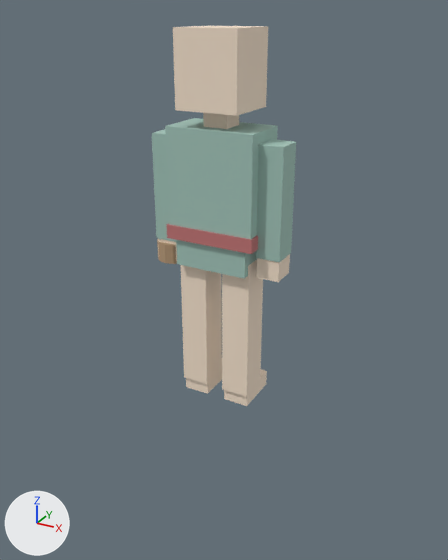
Renders of the glTF model characters/atalanta.glb from each side of a commit.
The view is the same before and after, from a camera (50 mm lens) standing at (1.64, -2.95, 2.27) and looking at (-0.04, 0.1, 0.75). Lighting does not change. The marker at lower left points along +X, +Y and +Z. The first picture is the older version. Where no turn or scale is listed for an object, it has been applied to the vertices.

The older version as bpy lines, for what is in view:
```python
ob_arm_l_hand = bpy.data.objects.new('arm_L_hand', me_cube_010)
ob_arm_l_hand.parent = ob_arm_l
ob_arm_l_hand.location = (0.0, 0.0, -0.66)
ob_arm_l_hand.scale = (0.065, 0.075, 0.07)
ob_arm_l_upper = bpy.data.objects.new('arm_L_upper', me_cube_009)
ob_arm_l_upper.parent = ob_arm_l
ob_arm_l_upper.location = (0.0, 0.0, -0.3)
ob_arm_l_upper.scale = (0.07, 0.08, 0.31)
ob_arm_r_hand = bpy.data.objects.new('arm_R_hand', me_cube_012)
ob_arm_r_hand.parent = ob_arm_r
ob_arm_r_hand.location = (0.0, 0.0, -0.66)
ob_arm_r_hand.scale = (0.065, 0.075, 0.07)
ob_arm_r_upper = bpy.data.objects.new('arm_R_upper', me_cube_011)
ob_arm_r_upper.parent = ob_arm_r
ob_arm_r_upper.location = (0.0, 0.0, -0.3)
ob_arm_r_upper.scale = (0.07, 0.08, 0.31)
ob_leg_r_foot = bpy.data.objects.new('leg_R_foot', me_cube_016)
ob_leg_r_foot.parent = ob_leg_r
ob_leg_r_foot.location = (0.0, 0.06, -0.88)
ob_leg_r_foot.scale = (0.08, 0.14, 0.05)
ob_leg_r_shin = bpy.data.objects.new('leg_R_shin', me_cube_015)
ob_leg_r_shin.parent = ob_leg_r
ob_leg_r_shin.location = (0.0, 0.0, -0.42)
ob_leg_r_shin.scale = (0.085, 0.095, 0.43)
ob_outfit_belt_0 = bpy.data.objects.new('outfit_belt_0', me_cube_017)
ob_outfit_belt_0.parent = ob_atalanta
ob_outfit_belt_0.location = (0.0, 0.0, 1.1)
ob_outfit_belt_0.scale = (0.27, 0.16, 0.04)
# also in view: 'torso' at (0.0, 0.0, 1.38); 'leg_L_shin' at (-0.14, 0.0, 0.53); 'head' at (0.0, 0.0, 1.98); 'hips' at (0.0, 0.0, 1.02)
```
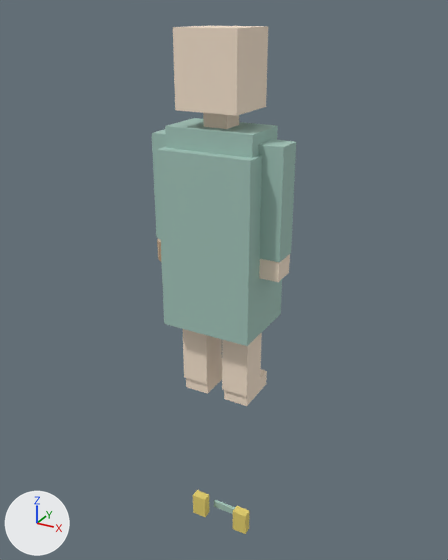
Pixel boxes (x1, y1, x2, y2) of what changed, in the pictures (448 x 560 px):
'outfit_tunic_0', added
    after: (157, 146, 282, 346)
'outfit_belt_0', recoloured
    both: (166, 223, 258, 254)
'arm_R_hand', recoloured
    both: (259, 259, 283, 282)
'outfit_sandals_1', added
    after: (233, 506, 250, 534)
'outfit_sandals_0', added
    after: (193, 490, 209, 517)
'outfit_sandals_2', added
    after: (214, 500, 235, 514)
'arm_L_hand', recoloured
    both: (158, 239, 177, 261)
'torso', unchanged, covered by the edit
    before: (165, 118, 278, 239)
    after: (165, 118, 278, 158)
'hips', unchanged, covered by the edit
    before: (176, 240, 257, 279)

The change, as a diff of the scene's bpy script:
```diff
--- a/characters/atalanta.glb.py
+++ b/characters/atalanta.glb.py
@@ mat_atalanta_secondary @@
+mat_atalanta_secondary = principled_material('atalanta_secondary')
+mat_atalanta_secondary.base_color = (0.788, 0.635, 0.153)  # yellow #e6d16d
+mat_atalanta_secondary.roughness = 0.85
@@ me_cube_010 @@
 me_cube_010.from_pydata(...)  # 8 vertices, 12 faces; spans x -1.0..1.0, y -1.0..1.0, z -1.0..1.0
-me_cube_010.materials.append(mat_atalanta_skin)  # beige #f8e5cf
+me_cube_010.materials.append(mat_atalanta_primary)  # greyish green #a4c5bb
@@ me_cube_012 @@
 me_cube_012.from_pydata(...)  # 8 vertices, 12 faces; spans x -1.0..1.0, y -1.0..1.0, z -1.0..1.0
-me_cube_012.materials.append(mat_atalanta_skin)  # beige #f8e5cf
+me_cube_012.materials.append(mat_atalanta_primary)  # greyish green #a4c5bb
@@ me_cube_017 @@
 me_cube_017.from_pydata(...)  # 8 vertices, 12 faces; spans x -1.0..1.0, y -1.0..1.0, z -1.0..1.0
-me_cube_017.materials.append(mat_atalanta_accent)  # pink #c37676
+me_cube_017.materials.append(mat_atalanta_skin)  # beige #f8e5cf
@@ me_cube_018 @@
+me_cube_018.from_pydata(...)  # a box spanning x -0.28..0.28, y -0.23..0.23, z -0.525..0.525
+me_cube_018.materials.append(mat_atalanta_primary)  # greyish green #a4c5bb
@@ me_cube_024 @@
+me_cube_024.from_pydata(...)  # a box spanning x -0.09..0.09, y -0.01..0.01, z -0.025..0.025
+me_cube_024.materials.append(mat_atalanta_primary)  # greyish green #a4c5bb
@@ me_cube_023 @@
+me_cube_023.from_pydata(...)  # a box spanning x -0.05..0.05, y -0.03..0.03, z -0.08..0.08
+me_cube_023.materials.append(mat_atalanta_secondary)  # yellow #e6d16d
@@ ob_arm_l_upper @@
-ob_arm_l_upper = bpy.data.objects.new('arm_L_upper', me_cube_009)
+ob_arm_l_upper = bpy.data.objects.new('arm_L_upper', me_cube_010)
 ob_arm_l_upper.parent = ob_arm_l
@@ ob_arm_r_upper @@
-ob_arm_r_upper = bpy.data.objects.new('arm_R_upper', me_cube_011)
+ob_arm_r_upper = bpy.data.objects.new('arm_R_upper', me_cube_012)
 ob_arm_r_upper.parent = ob_arm_r
@@ ob_outfit_tunic_0 @@
+ob_outfit_tunic_0 = bpy.data.objects.new('outfit_tunic_0', me_cube_018)
+ob_outfit_tunic_0.location = (0.0, 0.02, 1.05)
@@ ob_outfit_sandals_2 @@
+ob_outfit_sandals_2 = bpy.data.objects.new('outfit_sandals_2', me_cube_024)
+ob_outfit_sandals_2.location = (0.0, 0.05, -1.0)
@@ ob_outfit_sandals_1 @@
+ob_outfit_sandals_1 = bpy.data.objects.new('outfit_sandals_1', me_cube_023)
+ob_outfit_sandals_1.location = (0.16, -0.02, -0.98)
@@ ob_outfit_sandals_0 @@
+ob_outfit_sandals_0 = bpy.data.objects.new('outfit_sandals_0', me_cube_023.copy())
+ob_outfit_sandals_0.location = (-0.16, -0.02, -0.98)
```
